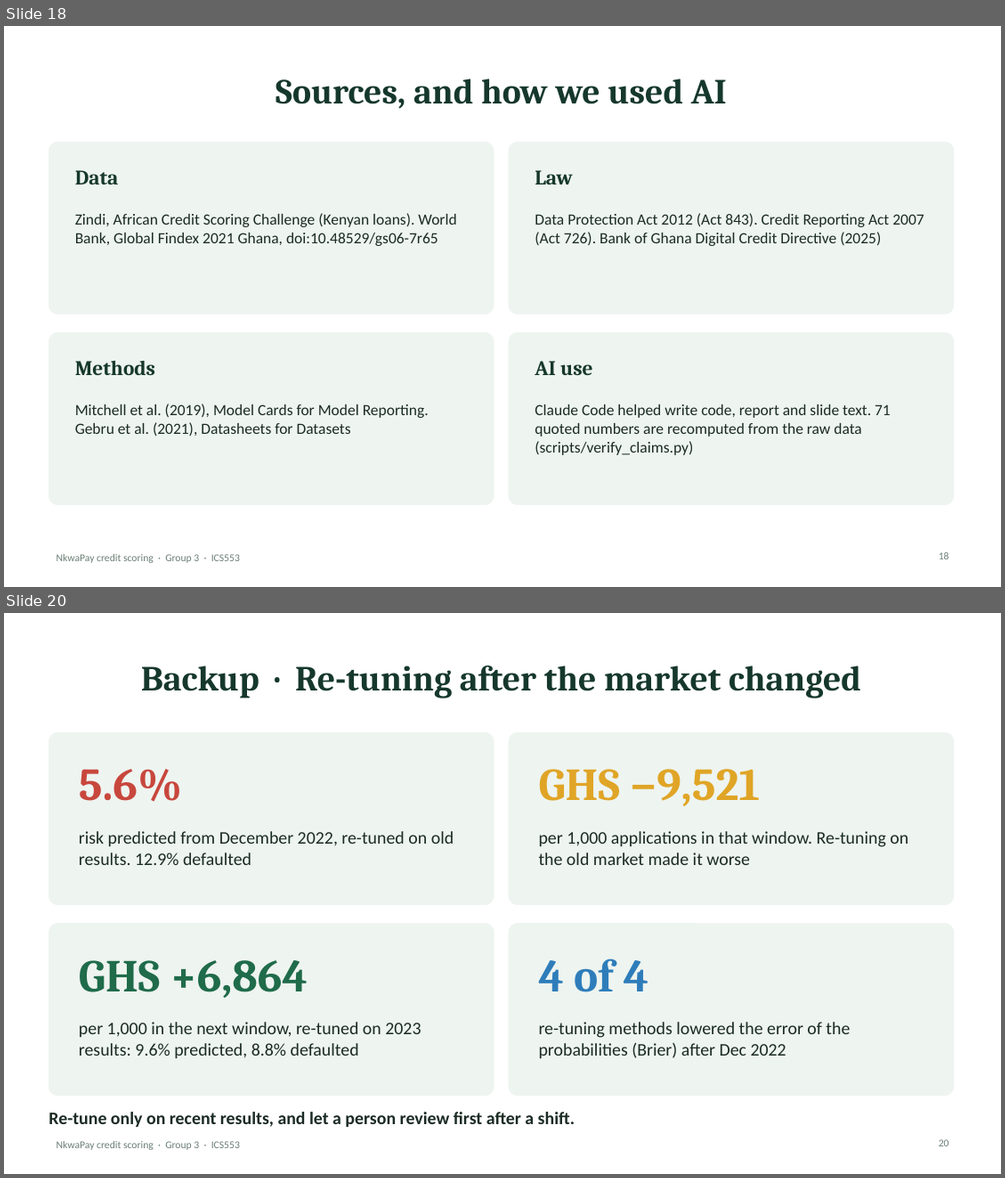
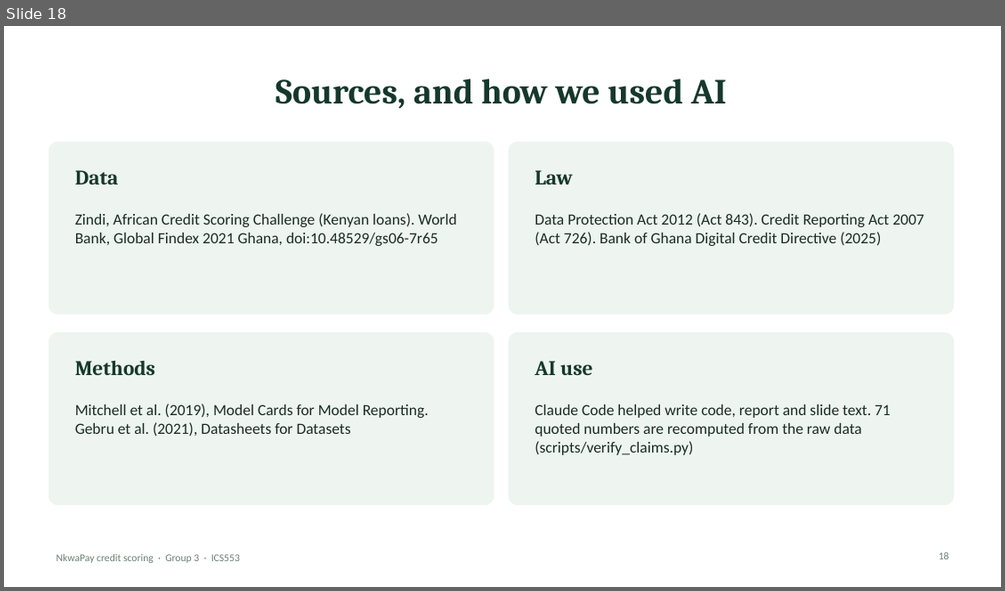
Before and after one commit to ASU-MICS-2028/mle-group-3-prosit-2, a slide deck: slides/NkwaPay_Debrief_Present.pptx. Shown one above the other, each under a label of ours: slides 18 and 20 before the commit, slide 18 after it; the slides between them are not shown. The pictures are 1005x1178 and 1005x591 pixels, drawn with LibreOffice and Linux fonts; fonts in the diff are those of the drawing. Boxes give left, top, right and bottom in pixels: in the first picture for what was removed or moved away, otherwise in the second. Text is boxed around its words. In the diff, an @@ line names an element or a change of style, - is before the commit and + after.

```diff
--- a/slides/NkwaPay_Debrief_Present.pptx
+++ b/slides/NkwaPay_Debrief_Present.pptx
@@ slide 20 removed at (4,613,1001,1174), background #FFFFFF; not listed: 1 template element that a slide beside it also shows @@
@@ title removed at (141,666,861,698) @@
-Backup · Re-tuning after the market changed
@@ rounded rectangle removed at (48,732,494,905) @@
@@ rounded rectangle removed at (509,732,954,905) @@
@@ text removed at (79,769,182,802) @@
-5.6%
@@ text removed at (539,769,760,806) @@
-GHS −9,521
@@ text removed at (79,831,453,865) @@
-risk predicted from December 2022, re-tuned on old results. 12.9% defaulted
@@ text removed at (539,831,908,865) @@
-per 1,000 applications in that window. Re-tuning on the old market made it worse
@@ rounded rectangle removed at (48,924,494,1095) @@
@@ rounded rectangle removed at (509,924,954,1095) @@
@@ text removed at (539,958,648,992) @@
-4 of 4
@@ text removed at (79,960,307,997) @@
-GHS +6,864
@@ text removed at (79,1022,421,1058) @@
-per 1,000 in the next window, re-tuned on 2023 results: 9.6% predicted, 8.8% defaulted
@@ text removed at (539,1022,850,1058) @@
-re-tuning methods lowered the error of the probabilities (Brier) after Dec 2022
@@ text removed at (48,1111,574,1127) @@
-Re-tune only on recent results, and let a person review first after a shift.
@@ page number removed at (938,1139,949,1146) @@
-20
```
Also in this commit, not shown: 4 other slides removed, 1 other file.
